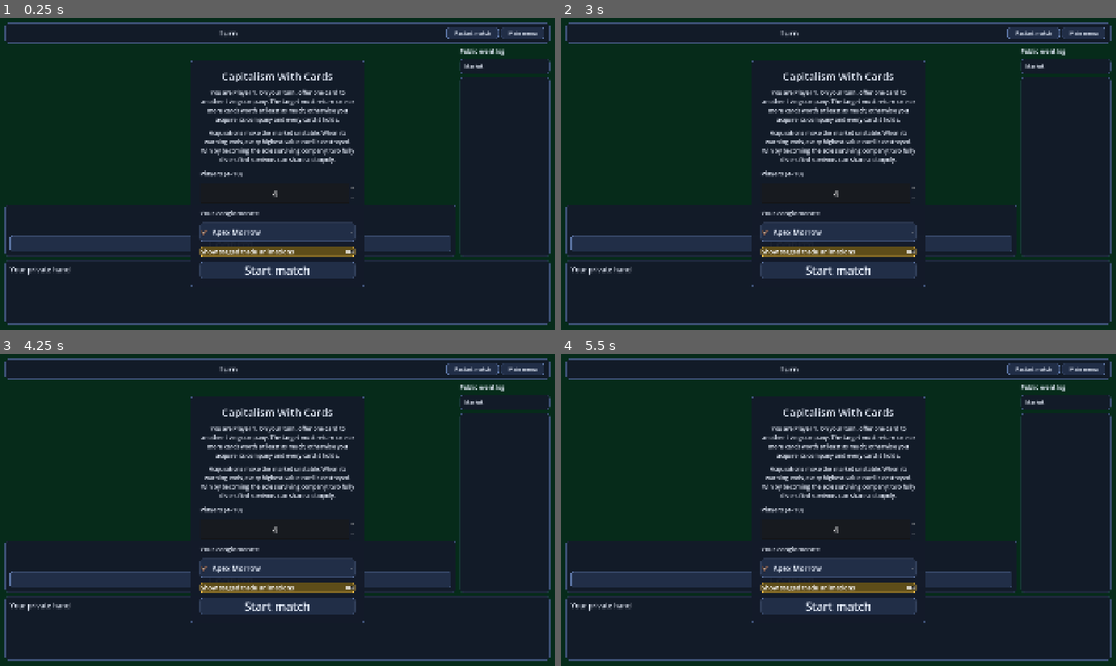
Above: before the commit, frames 1-4 (two rows, left to right).
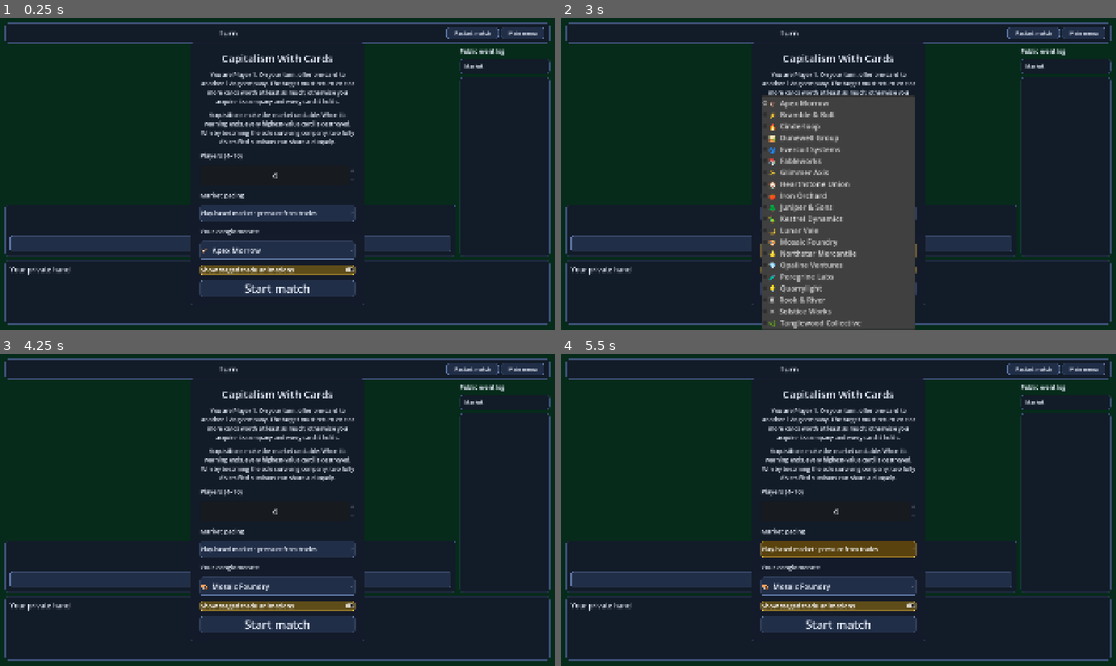
Above: after the commit, the same moments.

Repository: prelios/capitalism
Game: Godot game, scene res://game_controller.tscn
Same seed, same stepped clock (60 frames per second), same inputs: the game is played once before the commit and once after it.
Inputs (mouse positions are in pixels of both pictures, inside the frame that each line leads up to):
- Up to frame 1 (0.25 s): no input
- Up to frame 2 (3 s): click "Restart match" at 0.5 s; click "Restart match" at 1.25 s; click "Restart match" at 2 s; click "Confirm" at 2.75 s
- Up to frame 3 (4.25 s): click "Confirm" at 3.5 s
- Up to frame 4 (5.5 s): click (838, 550) at 4.25 s, where only the run after the commit has a clickable "Play-based market · pressure …"; click (838, 550) at 5 s, where only the run after the commit has a clickable "Play-based market · pressure …"

The runs differ from the first frame. In frame 1, 12% of the frame differs, in the area x 34-66%, y 7-92%; in frame 2, 22%, in the area x 34-66%, y 7-100%; in frame 3, 12%; in frame 4, 12%.

Commit message:
Add selectable time-based market (#32)

Diff:
--- a/godot/game/game_controller.gd
+++ b/godot/game/game_controller.gd
@@ -50,6 +50,7 @@
 var fast_forward := false
 var ai_turn_pacing_enabled := true
 var selected_player_count := NUM_PLAYERS
+var selected_market_policy := MatchConfig.MARKET_POLICY_PLAY_BASED
 var selected_conglomerate_index := 0
 var _main_menu_open := true
 var _trade_context: Dictionary = {}
@@ -294,6 +295,11 @@
 
 func set_ai_turn_pacing(enabled: bool) -> void:
 	ai_turn_pacing_enabled = enabled
+
+
+func set_market_policy(policy: String) -> void:
+	if policy == MatchConfig.MARKET_POLICY_PLAY_BASED or policy == MatchConfig.MARKET_POLICY_TIME_BASED:
+		selected_market_policy = policy
 
 
 func conglomerate_options() -> Array[Dictionary]:
@@ -331,7 +337,7 @@
 
 
 func setup_game() -> void:
-	self.game = GameModel.new(MatchConfig.for_player_count(selected_player_count, 1))
+	self.game = GameModel.new(MatchConfig.for_player_count(selected_player_count, 1, selected_market_policy))
 	_assign_conglomerates()
 	policy_rng.seed = game.config.rng_seed + 1
 	policies.clear()
--- a/godot/game/game_model.gd
+++ b/godot/game/game_model.gd
@@ -22,6 +22,7 @@
 const MARKET_PRESSURE_MOVING := "Moving"
 const MARKET_PRESSURE_RESTLESS := "Restless"
 const MARKET_PRESSURE_DANGEROUS := "Dangerous"
+const TIME_BASED_ROUNDS_TO_WARNING := 2
 
 
 var config: MatchConfig
@@ -39,10 +40,14 @@
 var unstable_value := -1
 var warning_turns_per_survivor: int
 var boredom_multiplier: int
+var market_policy := MatchConfig.MARKET_POLICY_PLAY_BASED
 var market_stable := true
 var game_finished := false
 var ending := ""
 var winner_ids: Array[int] = []
+var time_based_rounds_without_elimination := 0
+var time_based_round_player_ids: Array[int] = []
+var time_based_completed_player_ids: Array[int] = []
 var _public_history: Array[Dictionary] = []
 
 
@@ -58,6 +63,7 @@
 	max_value = config.player_count
 	warning_turns_per_survivor = config.warning_turns_per_survivor
 	boredom_multiplier = config.boredom_multiplier
+	market_policy = config.market_policy
 
 
 func create_deck() -> Array[Card]:
@@ -104,6 +110,7 @@
 	if current_player == null:
 		finish_game("Global Economic Meltdown", [])
 		return
+	_start_time_based_round_if_needed()
 	phase = PHASE_AWAITING_OFFER
 	pending_trade = null
 	last_rejection = ""
@@ -175,7 +182,7 @@
 	target.hand.append(offered_card)
 	actor.hand.erase(offered_card)
 	actor.hand.append_array(returned_cards)
-	if market_stable:
+	if market_stable and market_policy == MatchConfig.MARKET_POLICY_PLAY_BASED:
 		boredom_counter += 1
 		if returned_cards.size() == 1 and returned_cards[0].value == offered_card.value:
 			boredom_counter += 1
@@ -229,9 +236,11 @@
 		return
 	if check_game_end():
 		return
-	if boredom_counter > boredom_multiplier * alive_players().size():
+	if market_policy == MatchConfig.MARKET_POLICY_PLAY_BASED and boredom_counter > boredom_multiplier * alive_players().size():
 		destabilize_market()
 		advance_warning()
+	elif market_policy == MatchConfig.MARKET_POLICY_TIME_BASED:
+		advance_time_based_market()
 
 
 func complete_turn() -> bool:
@@ -253,7 +262,7 @@
 func destabilize_market() -> void:
 	if game_finished or !market_stable:
 		return
-	boredom_counter = 0
+	reset_market_pacing()
 	market_stable = false
 	unstable_value = highest_active_value()
 	if unstable_value <= 0:
@@ -299,9 +308,41 @@
 
 func stabilize_market() -> void:
 	market_stable = true
-	boredom_counter = 0
+	reset_market_pacing()
 	countdown_to_destruction = -1
 	unstable_value = -1
+
+
+func reset_market_pacing() -> void:
+	boredom_counter = 0
+	time_based_rounds_without_elimination = 0
+	time_based_round_player_ids.clear()
+	time_based_completed_player_ids.clear()
+
+
+func _start_time_based_round_if_needed() -> void:
+	if market_policy != MatchConfig.MARKET_POLICY_TIME_BASED or !market_stable or !time_based_round_player_ids.is_empty():
+		return
+	for player in alive_players():
+		time_based_round_player_ids.append(player.id)
+
+
+func advance_time_based_market() -> void:
+	_start_time_based_round_if_needed()
+	if current_player == null or !time_based_round_player_ids.has(current_player.id):
+		return
+	if !time_based_completed_player_ids.has(current_player.id):
+		time_based_completed_player_ids.append(current_player.id)
+	for player_id in time_based_round_player_ids:
+		var player := player_by_id(player_id)
+		if !time_based_completed_player_ids.has(player_id) and player != null and player.alive:
+			return
+	time_based_rounds_without_elimination += 1
+	time_based_round_player_ids.clear()
+	time_based_completed_player_ids.clear()
+	if time_based_rounds_without_elimination >= TIME_BASED_ROUNDS_TO_WARNING:
+		destabilize_market()
+		advance_warning()
 
 
 func check_game_end() -> bool:
@@ -366,7 +407,7 @@
 			"target_id": pending_trade.target_id,
 			"offered_card": public_card(pending_trade.offered_card)
 		}
-	return {"turn": turn_counter, "phase": phase, "current_play …(62 unchanged characters)… market_stable": market_stable, "market_pressure": market_pressure(), "unstable_value": unstable_value, "ma …(195 unchanged characters)…
+	return {"turn": turn_counter, "phase": phase, "current_play …(62 unchanged characters)… market_stable": market_stable, "market_policy": market_policy, "market_pressure": market_pressure(), "inactivity_rounds_completed": time_based_rounds_without_elimination, "inactivity_round_turns_completed": time_based_completed_player_ids.size(), "inactivity_round_player_count": time_based_round_player_ids.size(), "inactivity_rounds_until_warning": max(0, TIME_BASED_ROUNDS_TO_WARNING - time_based_rounds_without_elimination), "unstable_value": unstable_value, "ma …(195 unchanged characters)…
 
 
 func player_view(requester_id: int) -> PlayerView:
@@ -398,7 +439,7 @@
 
 
 func market_pressure() -> String:
-	if !market_stable:
+	if !market_stable or market_policy != MatchConfig.MARKET_POLICY_PLAY_BASED:
 		return ""
 	var threshold: int = max(1, boredom_multiplier * alive_players().size())
 	var progress: float = float(boredom_counter) / float(threshold)
--- a/godot/game/match_config.gd
+++ b/godot/game/match_config.gd
@@ -4,10 +4,13 @@
 
 const MIN_PLAYERS := 4
 const MAX_PLAYERS := 10
+const MARKET_POLICY_PLAY_BASED := "play_based"
+const MARKET_POLICY_TIME_BASED := "time_based"
 
 @export_range(MIN_PLAYERS, MAX_PLAYERS) var player_count := MIN_PLAYERS
 @export_range(1, 10) var warning_turns_per_survivor := 1
 @export_range(1, 100) var boredom_multiplier := 10
+@export var market_policy := MARKET_POLICY_PLAY_BASED
 @export var rng_seed := 1
 
 
@@ -18,6 +21,8 @@
 		return "Warning turns per survivor must be at least 1."
 	if boredom_multiplier < 1:
 		return "Boredom multiplier must be at least 1."
+	if market_policy != MARKET_POLICY_PLAY_BASED and market_policy != MARKET_POLICY_TIME_BASED:
+		return "Market policy must be play-based or time-based."
 	return ""
 
 
@@ -25,8 +30,9 @@
 	return validation_error().is_empty()
 
 
-static func for_player_count(player_count_value: int, seed_value := 1) -> MatchConfig:
+static func for_player_count(player_count_value: int, seed_value := 1, market_policy_value := MARKET_POLICY_PLAY_BASED) -> MatchConfig:
 	var config := MatchConfig.new()
 	config.player_count = player_count_value
 	config.rng_seed = seed_value
+	config.market_policy = market_policy_value
 	return config
--- a/godot/tests/controller_integration.gd
+++ b/godot/tests/controller_integration.gd
@@ -33,6 +33,9 @@
 	controller.restart_game([1], 1)
 	_expect(!controller.submit_offer(1, 2, offered_id, old_generation), "stale offer affected a restarted match")
 	_expect(controller.game.phase == GameModel.PHASE_AWAITING_OFFER, "stale offer changed restarted match phase")
+	controller.set_market_policy(MatchConfig.MARKET_POLICY_TIME_BASED)
+	controller.restart_game([1], 1)
+	_expect(controller.game.market_policy == MatchConfig.MARKET_POLICY_TIME_BASED, "controller did not use the selected time-based market policy")
 	await _test_human_repayment_against_model(scene)
 	if failures.is_empty():
 		print("Controller integration checks passed.")
--- a/godot/tests/regression.gd
+++ b/godot/tests/regression.gd
@@ -18,12 +18,13 @@
 	test_stable_two_player_duopoly()
 	test_warning_timing_uses_completed_turns()
 	test_boredom_trade_policy()
+	test_time_based_market_policy()
 	test_market_pressure_feedback()
 	test_fixed_seat_turn_traversal()
 	for player_count in [4, 6, 10]:
 		run_seeded_smoke(player_count, 1000 + player_count)
 	if failures.is_empty():
-		print("Regression checks passed: 14 deterministic scenarios; smoke seeds 1004, 1006, 1010.")
+		print("Regression checks passed: 15 deterministic scenarios; smoke seeds 1004, 1006, 1010.")
 		quit(0)
 	else:
 		for failure in failures:
@@ -36,8 +37,8 @@
 		failures.append(message)
 
 
-func game_for(player_count: int, seed_value := 1) -> GameModel:
-	return GameModel.new(MatchConfig.for_player_count(player_count, seed_value))
+func game_for(player_count: int, seed_value := 1, market_policy := MatchConfig.MARKET_POLICY_PLAY_BASED) -> GameModel:
+	return GameModel.new(MatchConfig.for_player_count(player_count, seed_value, market_policy))
 
 
 func two_player_game() -> GameModel:
@@ -111,6 +112,10 @@
 	var invalid_config := MatchConfig.for_player_count(3, 1)
 	var rejected_game := GameModel.new(invalid_config)
 	expect(!invalid_config.is_valid() and !rejected_game.configuration_error.is_empty(), "invalid player count was not rejected explicitly")
+	var invalid_policy := MatchConfig.for_player_count(4, 1, "invalid")
+	expect(!invalid_policy.is_valid(), "invalid market policy was not rejected explicitly")
+	var time_config := MatchConfig.for_player_count(4, 1, MatchConfig.MARKET_POLICY_TIME_BASED)
+	expect(time_config.is_valid() and GameModel.new(time_config).market_policy == MatchConfig.MARKET_POLICY_TIME_BASED, "time-based market policy was not retained by the match")
 
 	var suit_game := game_for(4)
 	var offered := Card.new("money-3", 3, "Money")
@@ -389,6 +394,37 @@
 	expect(warning_game.boredom_counter == 0, "warning-phase trade accumulated boredom")
 
 
+func test_time_based_market_policy() -> void:
+	var game := game_for(4, 1, MatchConfig.MARKET_POLICY_TIME_BASED)
+	var warning_events: Array[int] = []
+	game.market_unstable.connect(func(count: int) -> void: warning_events.append(count))
+	for _turn in range(7):
+		game.start_next_turn()
+		var actor := game.current_player
+		var target := game.players[actor.id % game.players.size()]
+		var offered := actor.hand[0]
+		expect(resolve_bot_trade(game, actor, target, offered), "time-based market rejected a successful stable trade")
+		expect(game.complete_turn(), "time-based market did not complete a successful stable turn")
+	var state := game.public_snapshot()
+	expect(game.market_stable and state["inactivity_rounds_completed"] == 1, "time-based market did not complete exactly one full round after four turns")
+	expect(state["inactivity_round_turns_completed"] == 3 and state["inactivity_round_player_count"] == 4, "time-based market did not show progress through the second full round")
+	expect(game.boredom_counter == 0 and game.market_pressure().is_empty(), "time-based market exposed play-based boredom pressure")
+	game.start_next_turn()
+	var final_actor := game.current_player
+	var final_target := game.players[final_actor.id % game.players.size()]
+	expect(resolve_bot_trade(game, final_actor, final_target, final_actor.hand[0]), "eighth stable trade was rejected")
+	expect(game.complete_turn(), "time-based market did not complete the second full round")
+	expect(!game.market_stable and game.countdown_to_destruction == 3 and warning_events == [4], "two full rounds without an elimination did not start the normal warning")
+
+	var reset_game := game_for(4, 1, MatchConfig.MARKET_POLICY_TIME_BASED)
+	reset_game.time_based_rounds_without_elimination = 1
+	reset_game.players[0].hand = cards([4])
+	reset_game.players[1].hand = cards([1])
+	reset_game.current_player = reset_game.players[0]
+	expect(resolve_bot_trade(reset_game, reset_game.players[0], reset_game.players[1], reset_game.players[0].hand[0]), "time-based acquisition was rejected")
+	expect(!reset_game.market_stable and reset_game.time_based_rounds_without_elimination == 0, "acquisition did not reset the time-based countdown")
+
+
 func test_market_pressure_feedback() -> void:
 	var game := game_for(4)
 	game.boredom_counter = 3
--- a/godot/tests/table_layout.gd
+++ b/godot/tests/table_layout.gd
@@ -29,6 +29,16 @@
 	_expect(table.market_status_background().is_equal_approx(Color("173d2b")), "stable market status did not use the green style")
 	var market_detail := table.get_node("Margin/Layout/Main/Sidebar/Market/Margin/Content") as Label
 	_expect(market_detail.text.contains("stable and calm"), "stable market did not identify calm pressure")
+	controller.return_to_main_menu()
+	await process_frame
+	var market_policy := table.get_node("MainMenu/Panel/Margin/Content/MarketPolicy") as OptionButton
+	market_policy.select(1)
+	table._on_start_match()
+	await process_frame
+	_expect(controller.game.market_policy == MatchConfig.MARKET_POLICY_TIME_BASED and market_detail.text.contains("Time-based market") and market_detail.text.contains("Round 1 of 2"), "time-based market menu option did not start an explicit round countdown")
+	controller.set_market_policy(MatchConfig.MARKET_POLICY_PLAY_BASED)
+	controller.restart_game([1], 1)
+	await process_frame
 	_expect(table.trade_window_background().is_equal_approx(Color.WHITE), "trade window did not turn white while awaiting local input")
 	var banner := table.get_node("Margin/Layout/Header/Margin/Content/TurnStatus/Turn") as Label
 	_expect(banner.text.contains(controller.game.players[0].company_name) and banner.text.contains(controller.game.players[0].company_emoji), "turn banner did not identify the active conglomerate")
--- a/godot/ui/game_table.gd
+++ b/godot/ui/game_table.gd
@@ -38,6 +38,7 @@
 @onready var _rematch: Button = $Result/Margin/Content/Rematch
 @onready var _main_menu: Control = $MainMenu
 @onready var _player_count: SpinBox = $MainMenu/Panel/Margin/Content/PlayerCount
+@onready var _market_policy: OptionButton = $MainMenu/Panel/Margin/Content/MarketPolicy
 @onready var _conglomerate_name: OptionButton = $MainMenu/Panel/Margin/Content/ConglomerateName
 @onready var _ai_pacing: CheckButton = $MainMenu/Panel/Margin/Content/AIPacing
 @onready var _start_match: Button = $MainMenu/Panel/Margin/Content/StartMatch
@@ -68,6 +69,7 @@
 	_player_count.get_line_edit().alignment = HORIZONTAL_ALIGNMENT_CENTER
 	if _controller != null:
 		_populate_conglomerate_options()
+		_populate_market_policy_options()
 		_ai_pacing.button_pressed = _controller.ai_turn_pacing_enabled
 	_main_menu.visible = true
 
@@ -193,6 +195,7 @@
 func _on_start_match() -> void:
 	if _controller != null:
 		_controller.set_player_one_conglomerate(_conglomerate_name.selected)
+		_controller.set_market_policy(String(_market_policy.get_item_metadata(_market_policy.selected)))
 		_controller.set_ai_turn_pacing(_ai_pacing.button_pressed)
 		_controller.start_match(int(_player_count.value))
 
@@ -211,6 +214,17 @@
 	_conglomerate_name.get_popup().add_theme_font_size_override("font_size", 26)
 
 
+func _populate_market_policy_options() -> void:
+	_market_policy.clear()
+	_market_policy.add_item("Play-based market · pressure from trades")
+	_market_policy.set_item_metadata(0, MatchConfig.MARKET_POLICY_PLAY_BASED)
+	_market_policy.add_item("Time-based market · 2 rounds without elimination")
+	_market_policy.set_item_metadata(1, MatchConfig.MARKET_POLICY_TIME_BASED)
+	_market_policy.select(1 if _controller.selected_market_policy == MatchConfig.MARKET_POLICY_TIME_BASED else 0)
+	_market_policy.add_theme_font_size_override("font_size", 20)
+	_market_policy.get_popup().add_theme_font_size_override("font_size", 20)
+
+
 func _latest_public_update() -> String:
 	if _last_view == null:
 		return "Trade floor ready"
@@ -222,6 +236,11 @@
 
 func _market_description(state: Dictionary) -> String:
 	if state["market_stable"]:
+		if state["market_policy"] == MatchConfig.MARKET_POLICY_TIME_BASED:
+			var completed_rounds: int = state["inactivity_rounds_completed"]
+			var completed_turns: int = state["inactivity_round_turns_completed"]
+			var round_players: int = state["inactivity_round_player_count"]
+			return "◷ Time-based market\nInstability after %d full rounds without an elimination.\nRound %d of %d · %d/%d turns complete\nHighest active value: %d" % [GameModel.TIME_BASED_ROUNDS_TO_WARNING, completed_rounds + 1, GameModel.TIME_BASED_ROUNDS_TO_WARNING, completed_turns, round_players, state["max_value"]]
 		return "%s\nHighest active value: %d" % [_market_pressure_copy(state["market_pressure"]), state["max_value"]]
 	var turns: int = state["turns_remaining"]
 	return "⚠ Instability warning\nCards with value %d will be removed at the crash.\n%d turn%s remaining" % [state["unstable_value"], turns, "" if turns == 1 else "s"]
@@ -240,6 +259,9 @@
 		_market_detail.remove_theme_color_override("font_color")
 		return
 	var color := Color("a8f0c5")
+	if state["market_policy"] == MatchConfig.MARKET_POLICY_TIME_BASED:
+		_market_detail.add_theme_color_override("font_color", color)
+		return
 	match state["market_pressure"]:
 		GameModel.MARKET_PRESSURE_MOVING: color = Color("b7d8f7")
 		GameModel.MARKET_PRESSURE_RESTLESS: color = Color("e7d89a")
--- a/godot/ui/game_table.tscn
+++ b/godot/ui/game_table.tscn
@@ -278,9 +278,9 @@
 anchor_right = 0.5
 anchor_bottom = 0.5
 offset_left = -300.0
-offset_top = -380.0
+offset_top = -440.0
 offset_right = 300.0
-offset_bottom = 380.0
+offset_bottom = 440.0
 grow_horizontal = 2
 grow_vertical = 2
 
@@ -328,6 +328,15 @@
 value = 4.0
 rounded = true
 
+[node name="MarketPolicyLabel" type="Label" parent="MainMenu/Panel/Margin/Content"]
+layout_mode = 2
+theme_override_font_sizes/font_size = 22
+text = "Market pacing"
+
+[node name="MarketPolicy" type="OptionButton" parent="MainMenu/Panel/Margin/Content"]
+custom_minimum_size = Vector2(0, 58)
+layout_mode = 2
+
 [node name="ConglomerateLabel" type="Label" parent="MainMenu/Panel/Margin/Content" unique_id=833540873]
 layout_mode = 2
 theme_override_font_sizes/font_size = 22
Not shown, changed: README.md
Not shown, changed: functional_spec.md
Not shown, changed: v1_behavior_matrix.md
